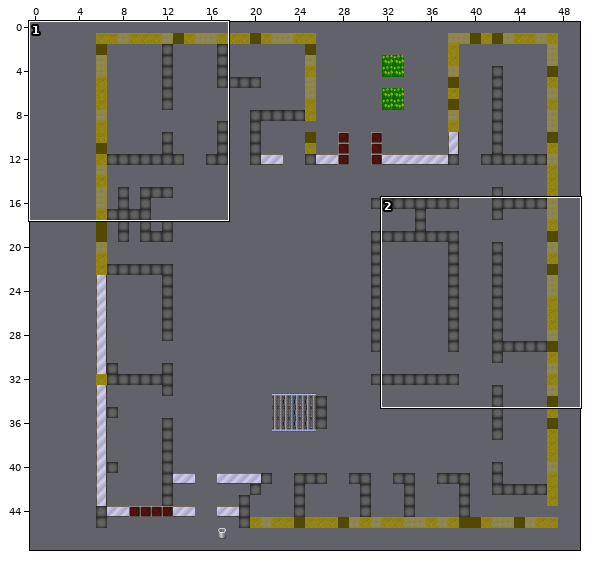
Tiled map (JSON) -- Vorlage_fuer_Greifswald/maps/Greifswaldsecondfloor.json. Above, an overview of the earlier version with the close-up marked.
Close-up. The starting point:
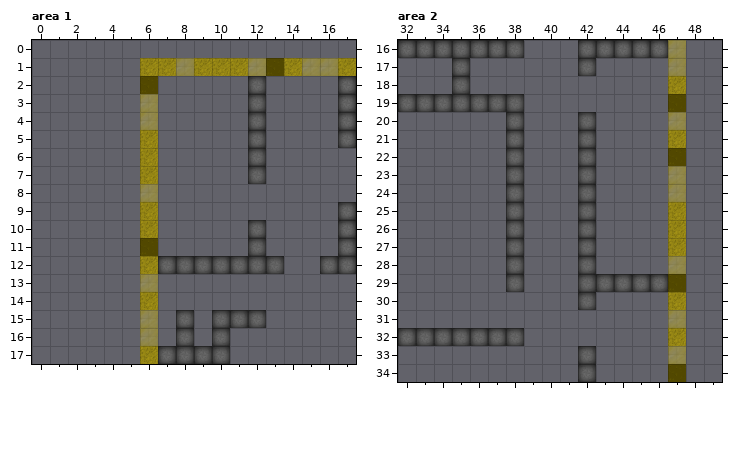
Cells are 32x32 px. Shown: area 1 x 0..17, y 0..17; area 2 x 32..49, y 16..34. The commit also changed other parts of the map, which this record leaves out.
Now the later version:
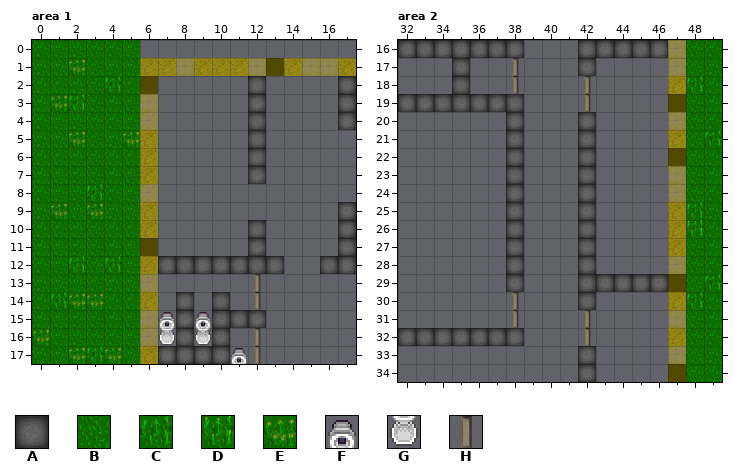
Key: from "floor": A 15, B 56, C 59, D 60, E 62; from "office_180": F 177, G 193; from "tileset_bjoern": H 56.
_ is an empty cell, # one hidden under a higher layer.
Tiles of an added or newly shown layer are drawn over the layers below it.
Edits made:
Layer "Funktionen Waende", area 1:
y 5: x 17 # -> _
Layer "Boden", area 1:
y 0: x 0..5 ______ -> BBBBBB
y 1: x 0..5 ______ -> BBEBBB
y 2: x 0..5 ______ -> BBBBCB
y 3: x 0..5 ______ -> BECBBB
y 4: x 0..5 ______ -> BBBBBB
y 5: x 0..5 ______ -> BBEBBE
y 6..7: x 0..5 ______ -> BBBBBB
y 8: x 0..5 ______ -> BBBCBB
y 9: x 0..5 ______ -> BEBEBB
y 10..11: x 0..5 ______ -> BBBBBB
y 12: x 0..5 ______ -> BBCBCB
y 13: x 0..5 ______ -> BBBBBB
y 14: x 0..5 ______ -> BCEEBB
y 15: x 0..5 ______ -> BBBBBB
y 16: x 0..5 ______ -> EBBBBB
y 17: x 0..5 ______ -> BBECEB
Layer "Waende", area 1:
y 5: x 17 A -> _
y 14: x 8 _ -> A; x 10 _ -> A
Layer "Tueren" (added), area 1:
y 13..14: x 12 _ -> H
y 16..17: x 12 _ -> H
Layer "Gegenstände" (added), area 1:
y 15: x 7 _ -> F; x 9 _ -> F
y 16: x 7 _ -> G; x 9 _ -> G
y 17: x 11 _ -> F
Layer "Boden", area 2:
y 16..17: x 48..49 __ -> BB
y 18: x 48..49 __ -> CB
y 19..20: x 48..49 __ -> BB
y 21: x 48..49 __ -> BC
y 22..24: x 48..49 __ -> BB
y 25: x 48..49 __ -> CB
y 26: x 48..49 __ -> DB
y 27..28: x 48..49 __ -> BB
y 29: x 48..49 __ -> BC
y 30: x 48..49 __ -> CB
y 31..34: x 48..49 __ -> BB
Layer "Tueren" (added), area 2:
y 17: x 38 _ -> H
y 18: x 38 _ -> H; x 42 _ -> H
y 19: x 42 _ -> H
y 30: x 38 _ -> H
y 31: x 38 _ -> H; x 42 _ -> H
y 32: x 42 _ -> H
